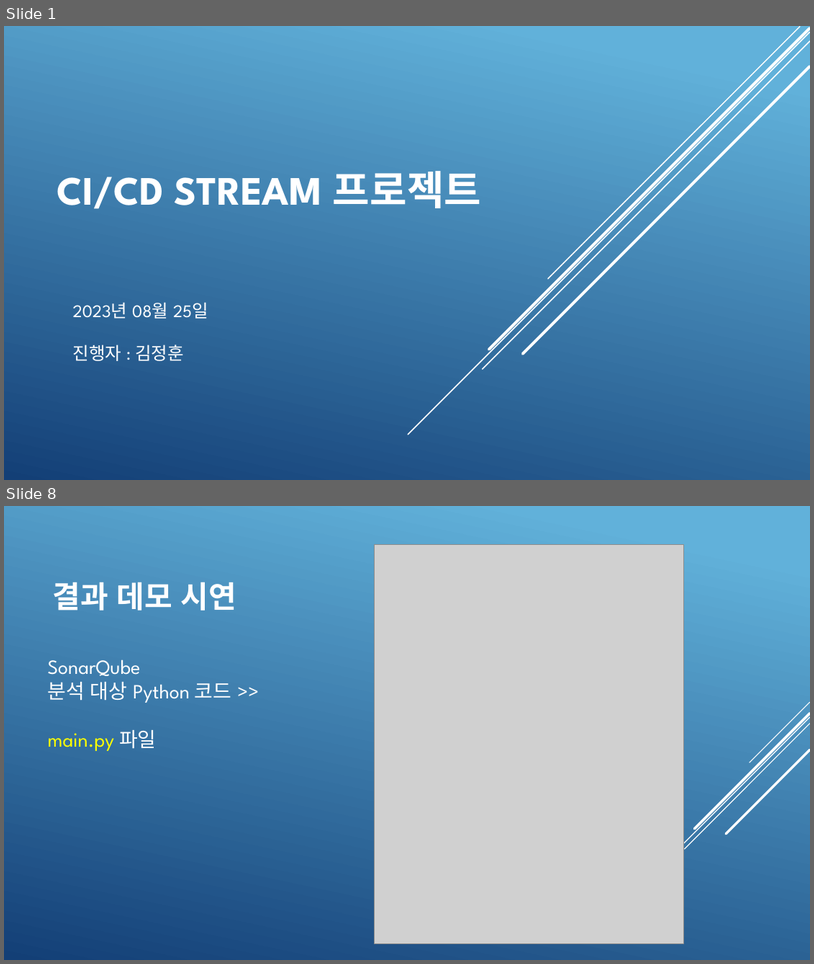
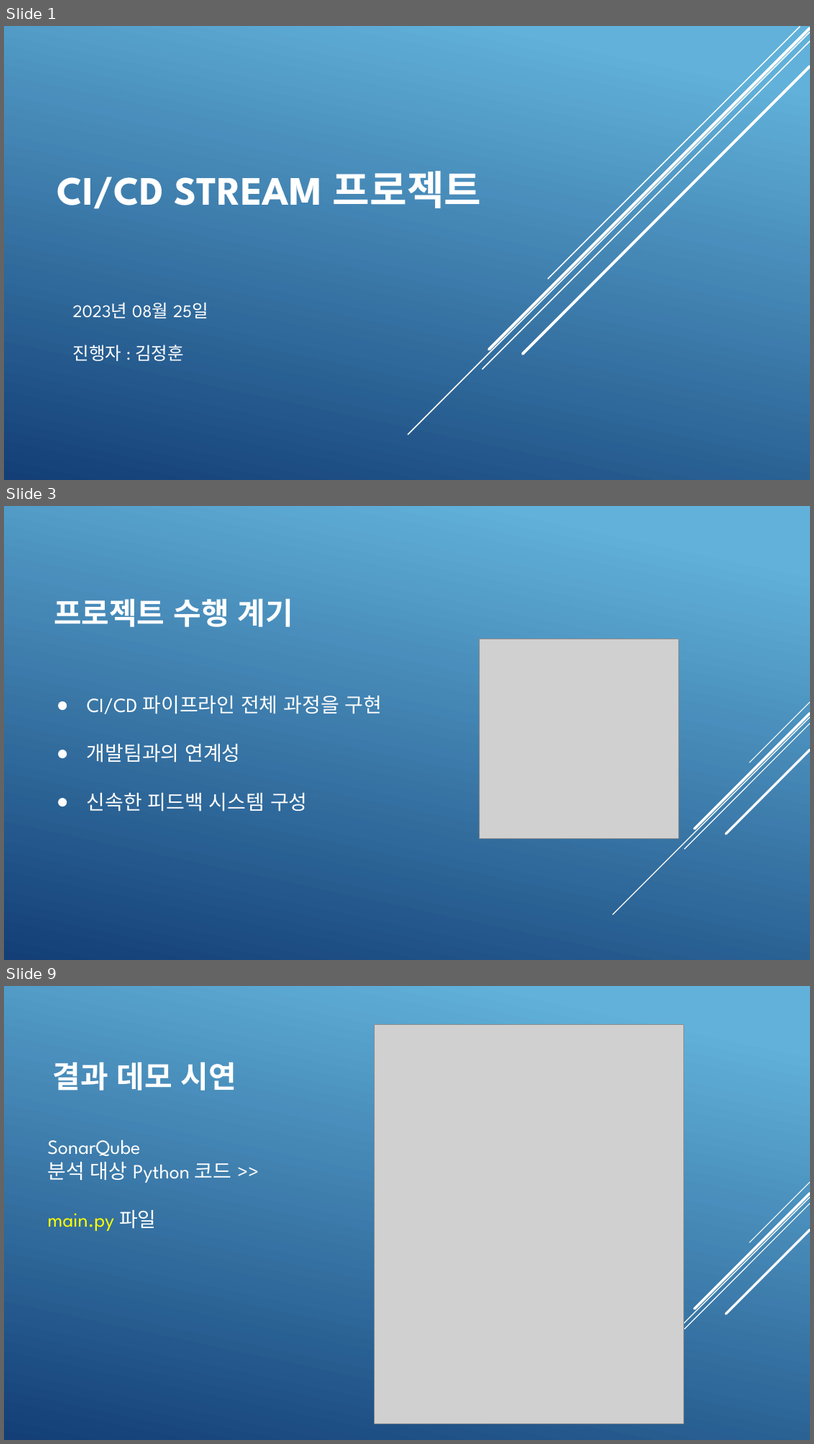
Before and after one commit to KimJeongHoon190/First_Project, a slide deck: 제출자료/최종 발표 프레젠테이션(김정훈).pptx. Shown one above the other, each under a label of ours: slides 1 and 8 before the commit, slides 1, 3 and 9 after it; the slides between them are not shown. The pictures are 814x964 and 814x1444 pixels, drawn with LibreOffice and Linux fonts; fonts in the diff are those of the drawing; grey boxes stand for pictures. Boxes give left, top, right and bottom in pixels: in the first picture for what was removed or moved away, otherwise in the second. Text is boxed around its words. In the diff, an @@ line names an element or a change of style, - is before the commit and + after.

```diff
--- a/제출자료/최종 발표 프레젠테이션(김정훈).pptx
+++ b/제출자료/최종 발표 프레젠테이션(김정훈).pptx
@@ slide 3 added at bbox=[4, 506, 810, 960], background gradient #62B1DA to #134077; not listed: 5 template elements that a slide beside it also shows @@
@@ title added at bbox=[54, 599, 293, 627], 27 pt, text #FFFFFF, bold @@
+프로젝트 수행 계기
@@ picture added at bbox=[480, 639, 679, 838] @@
@@ text added at bbox=[87, 695, 383, 811], 18 pt, text #FFFFFF @@
+● CI/CD 파이프라인 전체 과정을 구현
+● 개발팀과의 연계성
+● 신속한 피드백 시스템 구성
@@ what was slide 8 is now slide 9 @@
```
Also in this commit, not shown: 9 slides changed, 1 other file.
